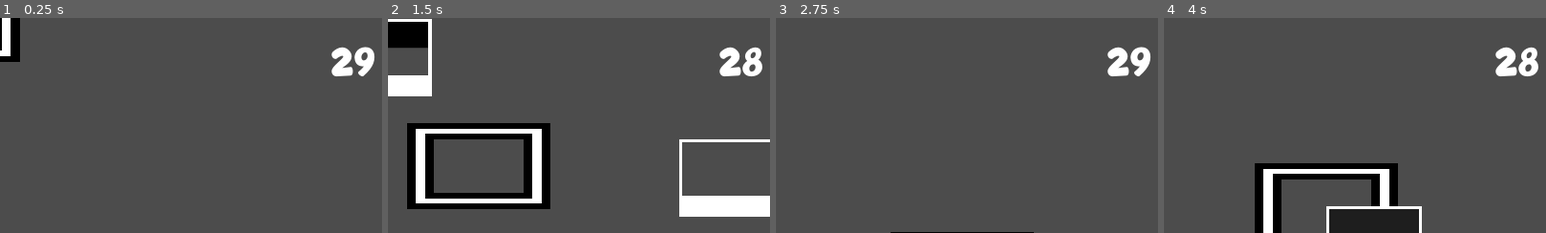
Above: before the commit, frames 1-4 (left to right).
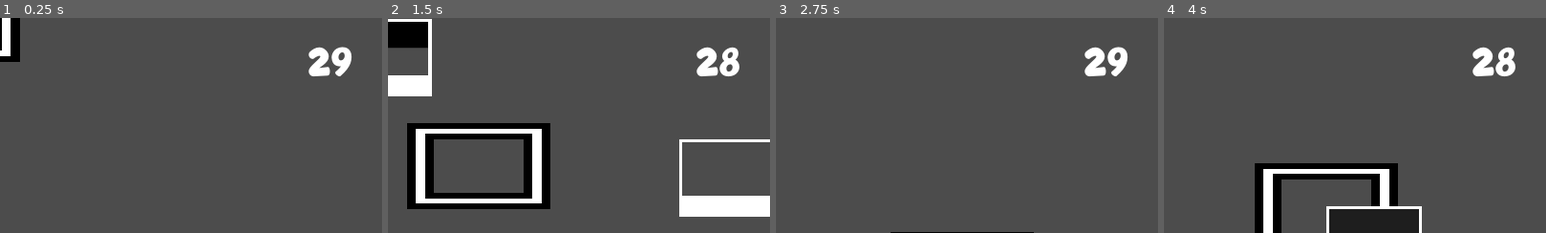
Above: after the commit, the same moments.

Repository: Dwahgon/fauna-em-foco
Game: Godot game, scene res://Fases/Jogo/Jogo.tscn
Same seed, same stepped clock (60 frames per second), same inputs: the game is played once before the commit and once after it. This scene is started directly instead of the project's main scene.
Inputs (mouse positions are % of the whole screen's width and height, from its top left):
- Up to frame 1 (0.25 s): no input
- Up to frame 2 (1.5 s): tap Enter (ui_accept) at 0.5, 0.77 s; move the mouse to (72, 45) at 0.52 s; move the mouse to (30, 55) at 1.27 s
- Up to frame 3 (2.75 s): tap Enter (ui_accept) at 1.52 s; click "Tentar Novamente" at 2 s
- Up to frame 4 (4 s): tap Enter (ui_accept) at 2.75, 3.77 s; move the mouse to (60, 28) at 2.77 s; move the mouse to (45, 70) at 3.52 s
The pictures show only the part of the screen within x 7-57%, y 0-50%; the shares and areas given below are measured in that part.

The runs differ from the first frame. In frame 1, 1.4% of the frame differs, in the area x 80-98%, y 13-28%; in frame 2, 1.4%; in frame 3, 1.4%; in frame 4, 1.4%.

Commit message:
fix: center timer and fix a few UI issues

Diff:
--- a/Interface/InterfaceJogo/InterfaceJogo.tscn
+++ b/Interface/InterfaceJogo/InterfaceJogo.tscn
@@ -50,8 +50,6 @@
 [node name="Interface" type="Control"]
 anchor_right = 1.0
 anchor_bottom = 1.0
-margin_right = 1024.0
-margin_bottom = 600.0
 size_flags_horizontal = 0
 size_flags_vertical = 0
 
@@ -65,24 +63,29 @@
 anims/RESET = SubResource( 1 )
 anims/flash = SubResource( 2 )
 
-[node name="Camera" type="Sprite" parent="Flash"]
-position = Vector2( 1216, 64 )
-texture = ExtResource( 4 )
-
 [node name="FitasRestantes" type="Label" parent="."]
-margin_left = 1079.0
+anchor_left = 1.0
+anchor_right = 1.0
+margin_left = -201.0
 margin_top = 40.0
-margin_right = 1194.0
+margin_right = -86.0
 margin_bottom = 85.0
 custom_fonts/font = SubResource( 5 )
 text = "00/00"
 align = 2
 script = ExtResource( 2 )
 
+[node name="Camera" type="Sprite" parent="FitasRestantes"]
+position = Vector2( 137, 24 )
+texture = ExtResource( 4 )
+
 [node name="TempoRestante" type="Label" parent="."]
-margin_left = 640.0
+anchor_left = 0.5
+anchor_right = 0.5
+margin_left = -41.0
 margin_top = 40.0
-margin_right = 640.0
+margin_right = 41.0
+margin_bottom = 67.0
 theme = SubResource( 3 )
 custom_fonts/font = SubResource( 4 )
 text = "00"
